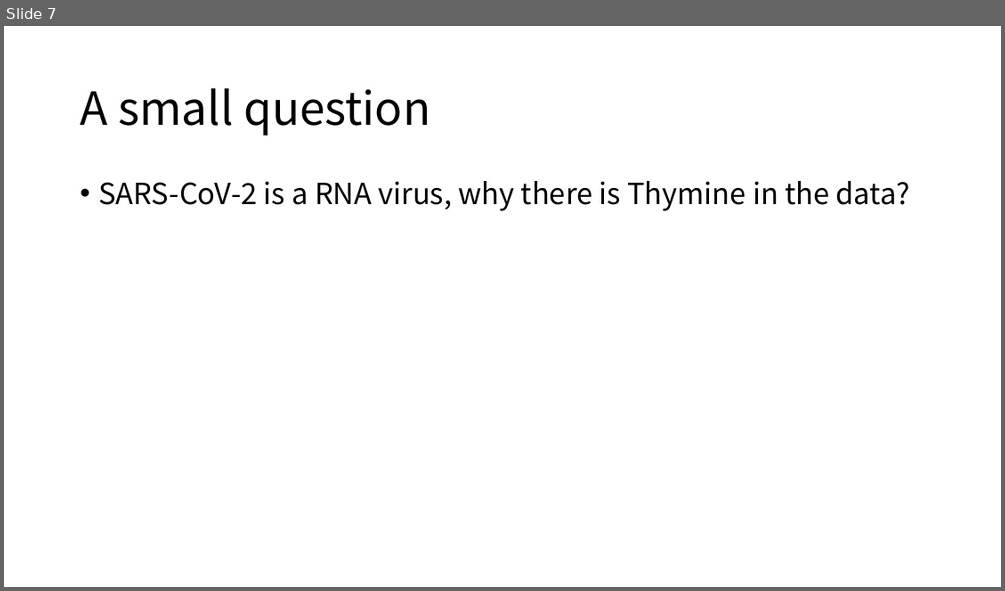
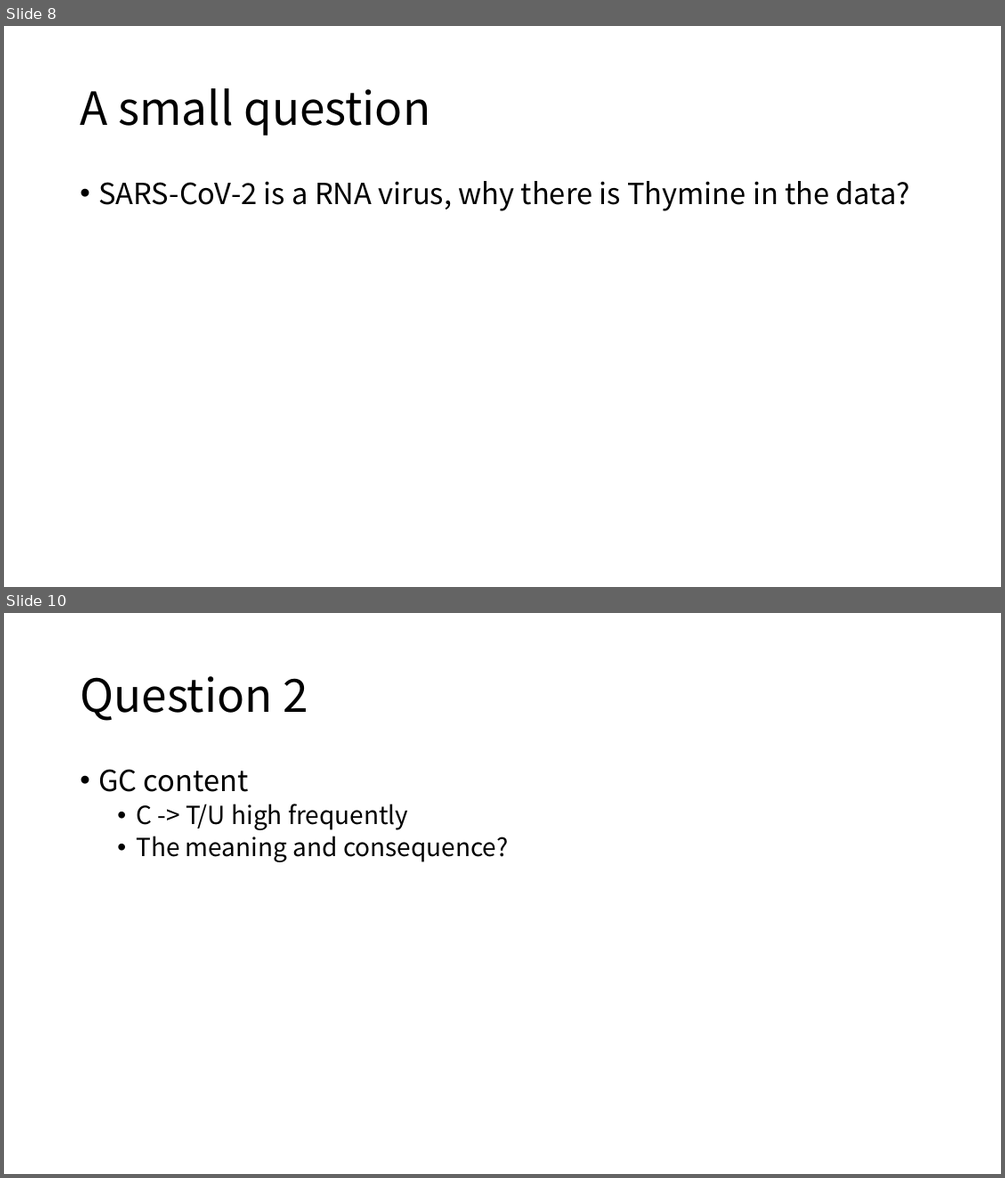
Before and after one commit to KirakiraZLY/Variants-and-mutation-rate-in-SARS-Cov2, a slide deck: DiaryLog/Daily_Week6.pptx. Shown one above the other, each under a label of ours: slide 7 before the commit, slides 8 and 10 after it; the slides between them are not shown. The pictures are 1005x591 and 1005x1178 pixels, drawn with LibreOffice and Linux fonts; fonts in the diff are those of the drawing. Boxes give left, top, right and bottom in pixels: in the first picture for what was removed or moved away, otherwise in the second. Text is boxed around its words. In the diff, an @@ line names an element or a change of style, - is before the commit and + after.

```diff
--- a/DiaryLog/Daily_Week6.pptx
+++ b/DiaryLog/Daily_Week6.pptx
@@ slide 10 added at (x1=4, y1=613, x2=1001, y2=1174), background #FFFFFF @@
@@ title added at (x1=80, y1=676, x2=307, y2=721), 44 pt, text #000000 @@
+Question 2
@@ text added at (x1=98, y1=769, x2=508, y2=862), 24 pt, text #000000 @@
+• GC content
+  • C -> T/U high frequently
+  • The meaning and consequence?
@@ what was slide 7 is now slide 8 @@
```
Also in this commit, not shown: 2 slides changed.
